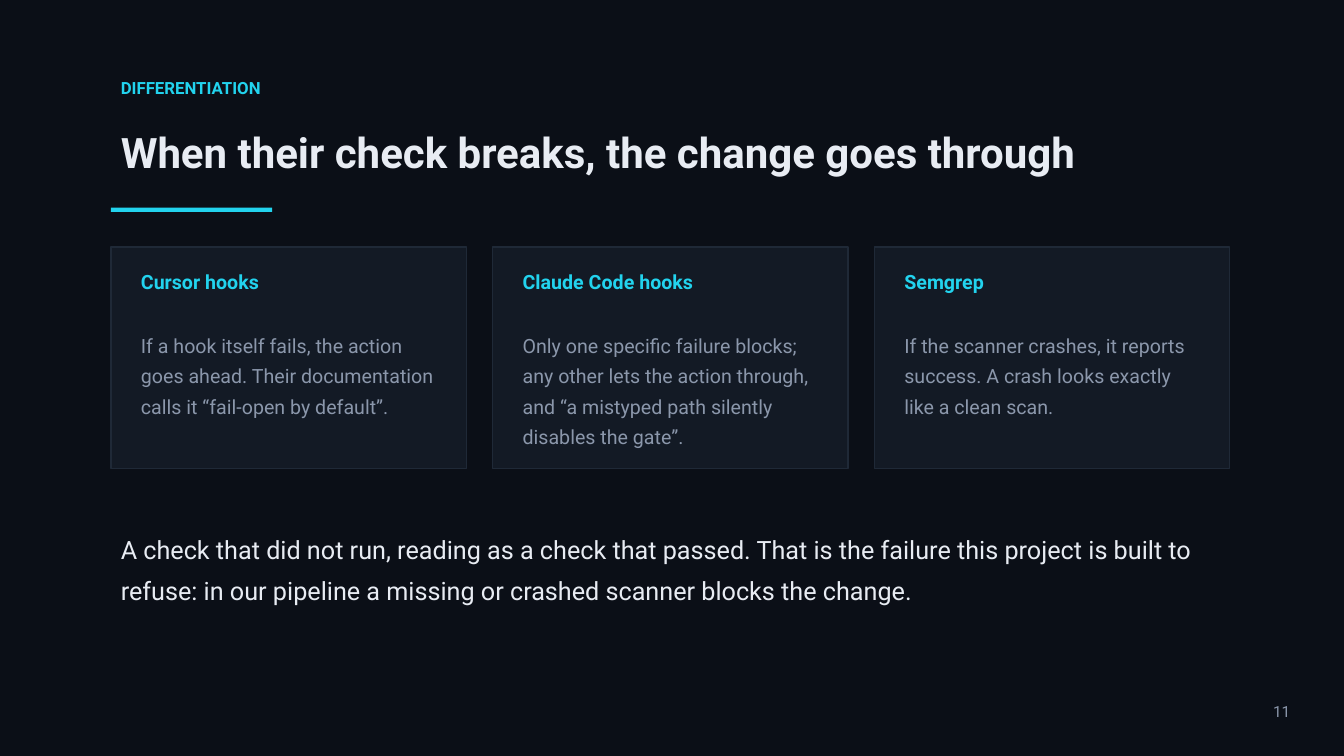
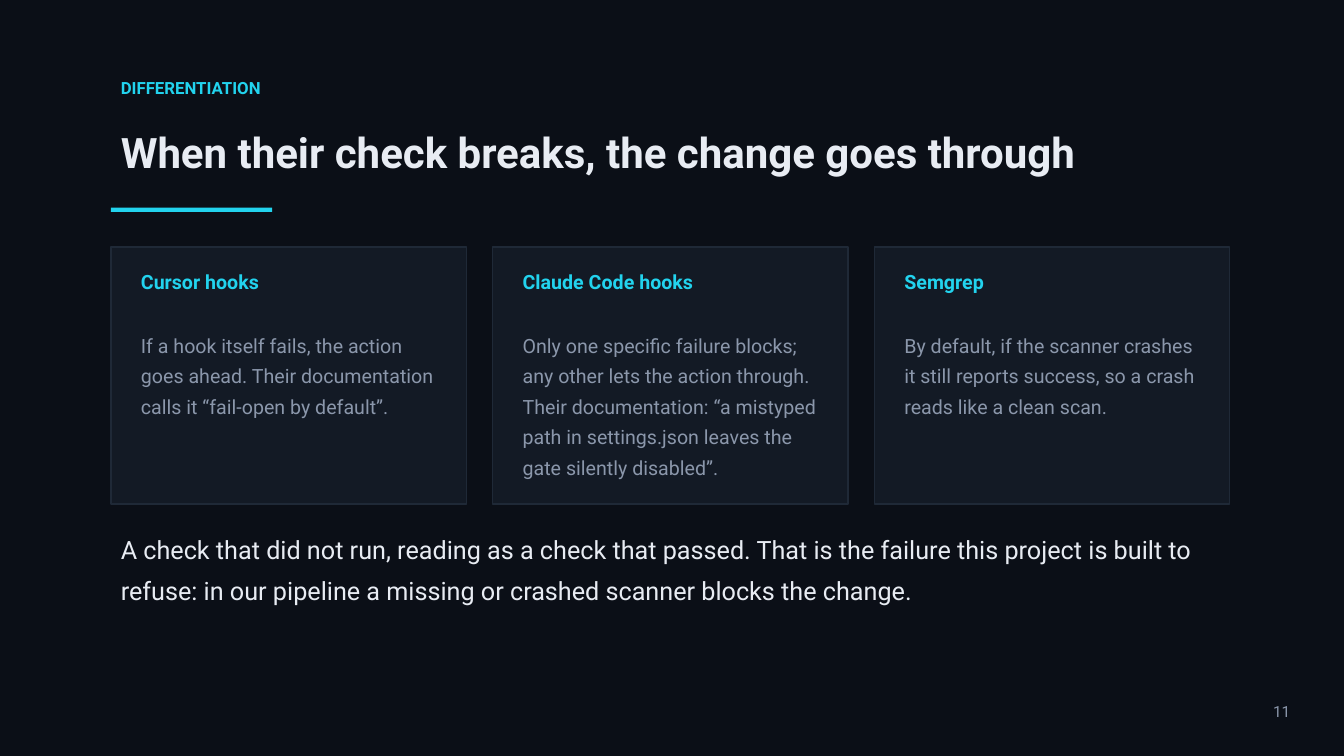
Before and after one commit to mohamedsorour1998/technical-presentations, a slide deck: slide 11 of talks/devops-hackathon-final/pitch/TheAgentOrg-Final.pptx. Drawn at 1344x756 pixels with LibreOffice and Linux fonts; fonts in the diff are those of the drawing. Boxes give left, top, right and bottom in pixels: in the first picture for what was removed or moved away, otherwise in the second. Text is boxed around its words. In the diff, an @@ line names an element or a change of style, - is before the commit and + after.

```diff
--- a/talks/devops-hackathon-final/pitch/TheAgentOrg-Final.pptx
+++ b/talks/devops-hackathon-final/pitch/TheAgentOrg-Final.pptx
@@ rectangle: place and size @@
-rectangle at (111,247,467,469)
+rectangle at (111,247,467,504)
@@ rectangle: place and size @@
-rectangle at (493,247,849,469)
+rectangle at (493,247,849,504)
@@ rectangle: place and size @@
-rectangle at (874,247,1230,469)
+rectangle at (874,247,1230,504)
@@ text at (523,338,816,479): text changed @@
-Only one specific failure blocks; any other lets the action through, and “a mistyped path silently disables the gate”.
+Only one specific failure blocks; any other lets the action through. Their documentation: “a mistyped path in settings.json leaves the gate silently disabled”.
@@ text at (904,338,1194,414): text changed @@
-If the scanner crashes, it reports success. A crash looks exactly like a clean scan.
+By default, if the scanner crashes it still reports success, so a crash reads like a clean scan.
```
Also in this commit, not shown: 5 other slides changed, 4 other files.
